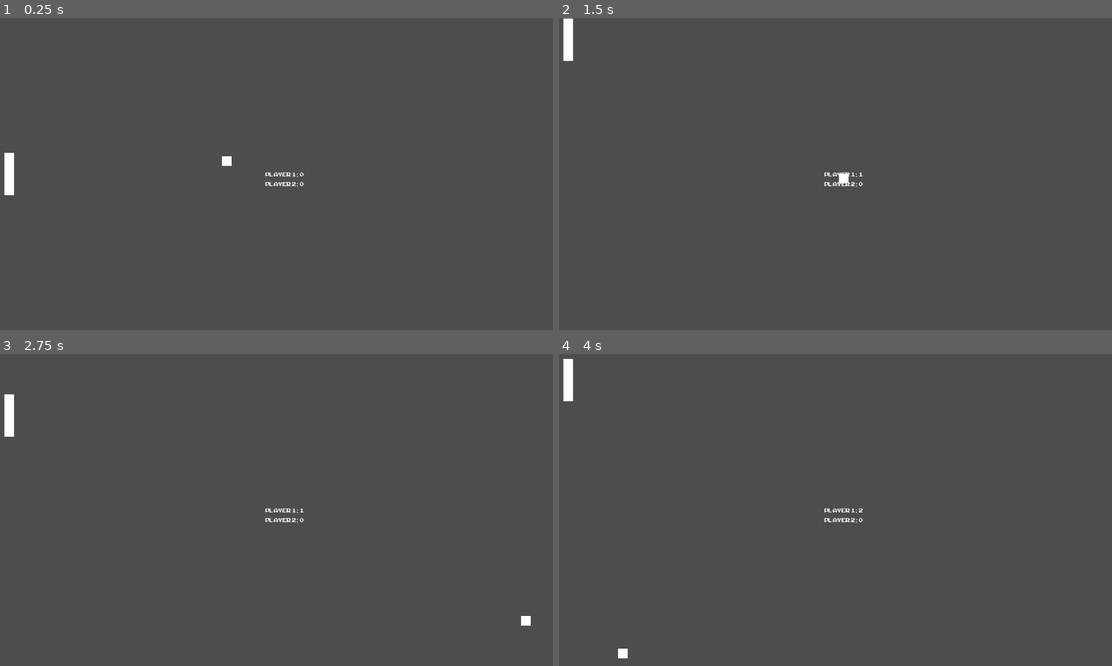
Above: before the commit, frames 1-4 (two rows, left to right).
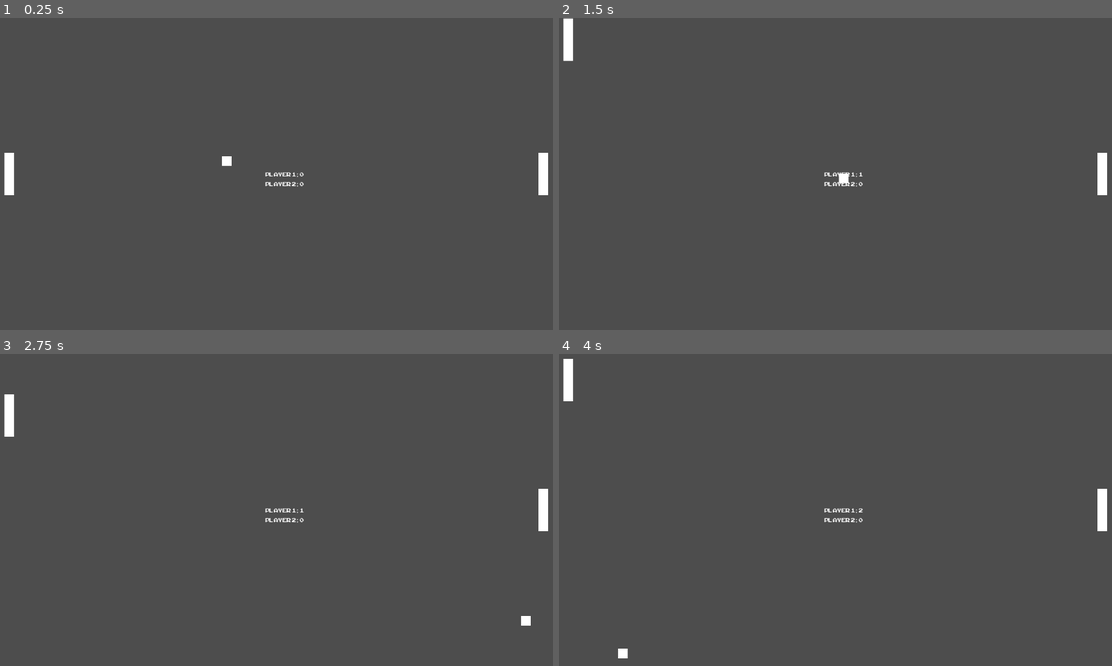
Above: after the commit, the same moments.

Repository: nigoi/pong_clone
Game: Godot game, scene res://scenes/main.tscn
The game is run twice, just before and just after one commit, with the same random seed, the same clock (stepped at 60 frames per second) and the same inputs.
Inputs:
- Up to frame 1 (0.25 s): no input
- Up to frame 2 (1.5 s): tap Enter at 0.5 s; hold W (p1_up) 0.53-1.28 s; hold S (p1_down) from 1.28 s (still down)
- Up to frame 3 (2.75 s): release S (p1_down) at 2.03 s; hold W (p1_up) from 2.03 s (still down)
- Up to frame 4 (4 s): release W (p1_up) at 3.53 s; hold S (p1_down) from 3.53 s (still down)

The runs differ from the first frame. In frame 1, 0.2% of the frame differs, in the area x 97-100%, y 43-57%; in frame 2, 0.2%; in frame 3, 0.2%; in frame 4, 0.2%.
Error after the commit: Parse Error: Identifier "ball" not declared in the current scope. (res://scripts/enemy_paddle.gd:5)

Commit message:
trying to connect ball to paddle and enemy paddle

Diff:
--- a/scenes/main.tscn
+++ b/scenes/main.tscn
@@ -6,6 +6,7 @@
 [ext_resource type="PackedScene" uid="uid://co2temuet1oir" path="res://scenes/wall.tscn" id="3_vfall"]
 [ext_resource type="PackedScene" uid="uid://c5mfwubkio6fa" path="res://scenes/player_wall.tscn" id="4_hgvnr"]
 [ext_resource type="PackedScene" uid="uid://csr4wf4un2658" path="res://scenes/paddle.tscn" id="5_nxvde"]
+[ext_resource type="Script" path="res://scripts/enemy_paddle.gd" id="7_ig6f5"]
 
 [node name="paddle" type="Node2D"]
 script = ExtResource("1_jufgc")
@@ -42,5 +43,9 @@
 [node name="paddle" parent="." instance=ExtResource("5_nxvde")]
 position = Vector2(25, 324)
 
+[node name="paddle2" parent="." instance=ExtResource("5_nxvde")]
+position = Vector2(1132, 324)
+script = ExtResource("7_ig6f5")
+
 [connection signal="body_entered" from="walls/player_wall" to="Label" method="_on_player_wall_body_entered"]
 [connection signal="body_exited" from="walls/player_wall2" to="Label" method="_on_player_wall_2_body_exited"]
--- a/scripts/ball.gd
+++ b/scripts/ball.gd
@@ -3,6 +3,7 @@
 var speed = 400
 var view_port = Vector2.ZERO
 signal respawn
+signal ball_position
 
 func start_direction():
 	var start = randi_range(1, 2)
@@ -22,6 +23,7 @@
 	print(view_port.x + 5)
 
 func _physics_process(delta: float) -> void:
+	emit_signal("ball_position", position.y)
 	var collision = move_and_collide(velocity * speed * delta)
 	if collision:
 		velocity = velocity.bounce(collision.get_normal())
--- /dev/null
+++ b/scripts/enemy_paddle.gd
@@ -0,0 +1,5 @@
+extends CharacterBody2D
+var speed = 300
+
+func _physics_process(delta: float) -> void:
+	ball.connect()
Not shown: 1 places in scenes/main.tscn that only renumber resources
